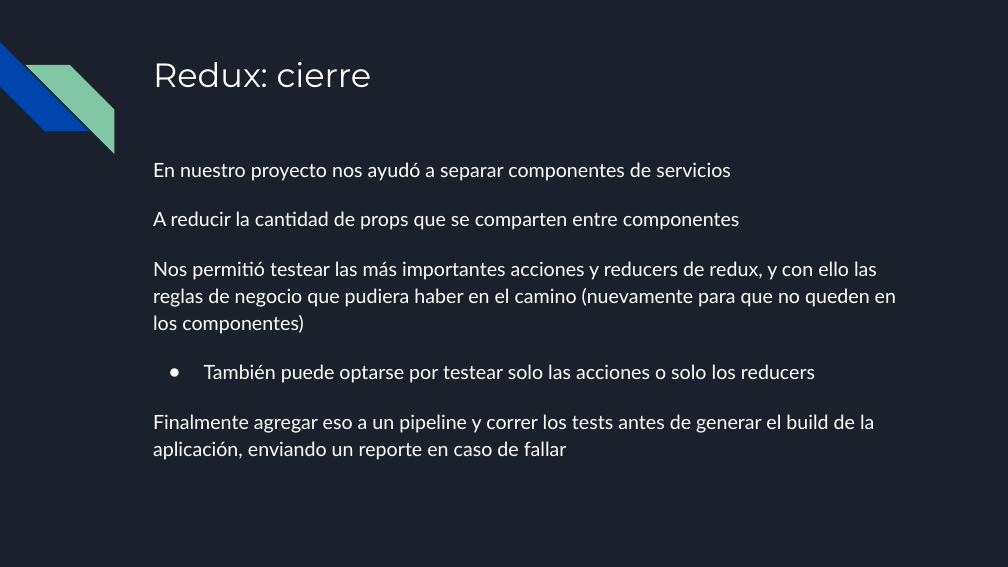
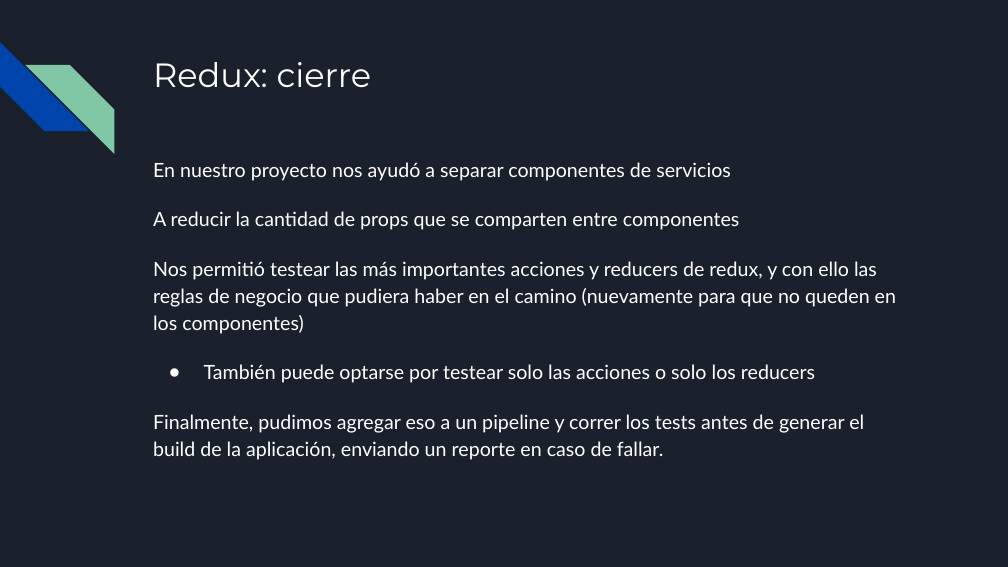
Before and after one commit to francisco-pinchentti/react-basics, a slide deck: slide 33 of docs/React.odp. Drawn at 1008x567 pixels with LibreOffice and Linux fonts; fonts in the diff are those of the drawing. Boxes give left, top, right and bottom in pixels: in the first picture for what was removed or moved away, otherwise in the second. Text is boxed around its words. In the diff, an @@ line names an element or a change of style, - is before the commit and + after.

Commit message:
doc update

```diff
--- a/docs/React.odp
+++ b/docs/React.odp
@@ text at (x1=153, y1=414, x2=864, y2=460): text changed @@
-Finalmente agregar eso a un pipeline y correr los tests antes de generar el build de la aplicación, enviando un reporte en caso de fallar
+Finalmente, pudimos agregar eso a un pipeline y correr los tests antes de generar el build de la aplicación, enviando un reporte en caso de fallar.
```
Also in this commit, not shown: 3 other slides changed.
